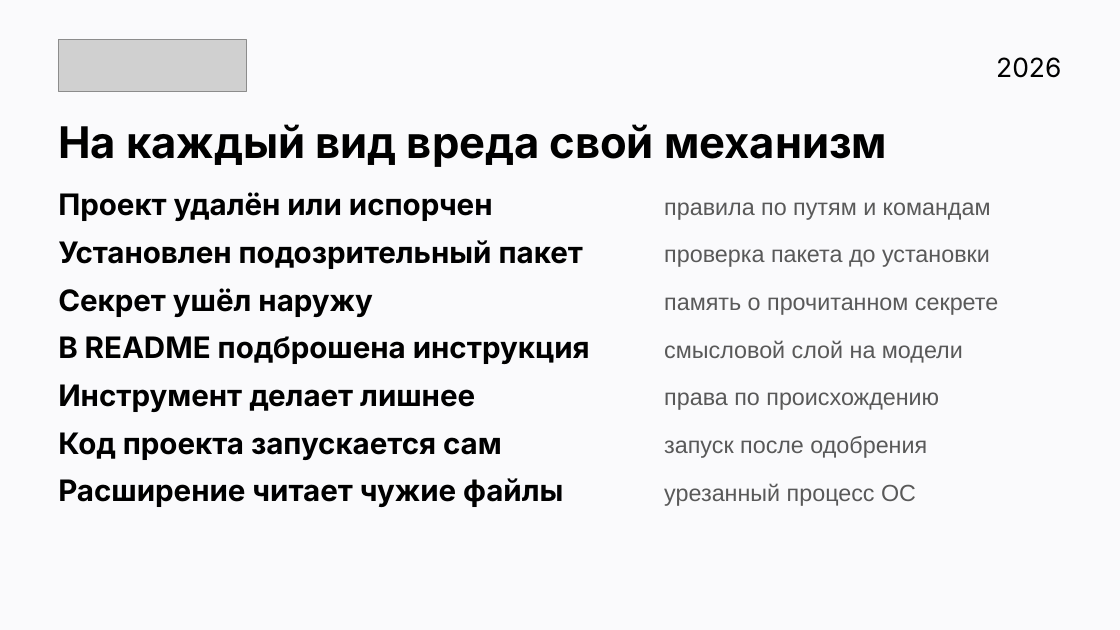
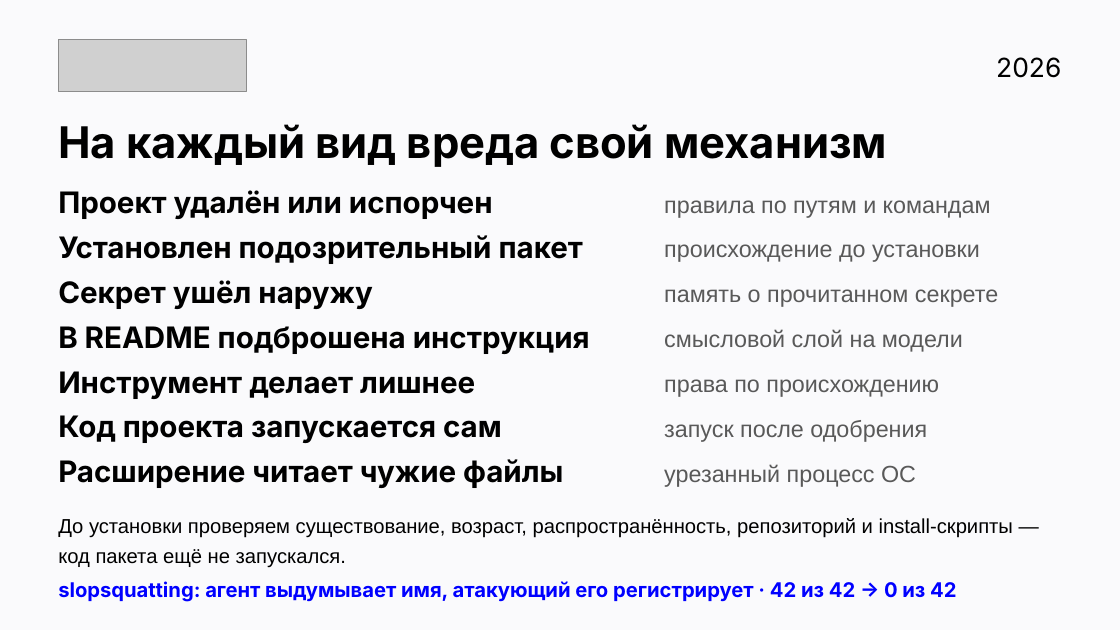
Before and after one commit to v0ropaev/kilocode, a slide deck: slide 5 of submission/Security-Auto-ATH.pptx. Drawn at 1120x630 pixels with LibreOffice and Linux fonts; fonts in the diff are those of the drawing; grey boxes stand for pictures. Boxes give left, top, right and bottom in pixels: in the first picture for what was removed or moved away, otherwise in the second. Text is boxed around its words. In the diff, an @@ line names an element or a change of style, - is before the commit and + after.

```diff
--- a/submission/Security-Auto-ATH.pptx
+++ b/submission/Security-Auto-ATH.pptx
@@ text "Установлен подозрительный пакет": place and size @@
-text "Установлен подозрительный пакет" at [58, 240, 583, 269]
+text "Установлен подозрительный пакет" at [58, 235, 583, 264]
@@ text at [664, 244, 980, 262]: text changed @@
-проверка пакета до установки
+происхождение до установки
@@ 4 texts: place and size @@
-4 texts at [58, 288, 998, 364]
+4 texts at [58, 280, 998, 354]
@@ 4 texts: place and size @@
-4 texts at [58, 384, 939, 460]
+4 texts at [58, 371, 939, 443]
@@ text "Расширение читает чужие файлы": place and size @@
-text "Расширение читает чужие файлы" at [58, 478, 563, 507]
+text "Расширение читает чужие файлы" at [58, 459, 563, 488]
@@ text "урезанный процесс ОС": place and size @@
-text "урезанный процесс ОС" at [664, 483, 916, 506]
+text "урезанный процесс ОС" at [664, 464, 916, 487]
@@ text added at [58, 518, 1013, 602], 13 pt, text #000000 @@
+До установки проверяем существование, возраст, распространённость, репозиторий и install-скрипты — код пакета ещё не запускался.
+slopsquatting: агент выдумывает имя, атакующий его регистрирует · 42 из 42 → 0 из 42
```
Also in this commit, not shown: 1 other slide changed, 6 other files.
